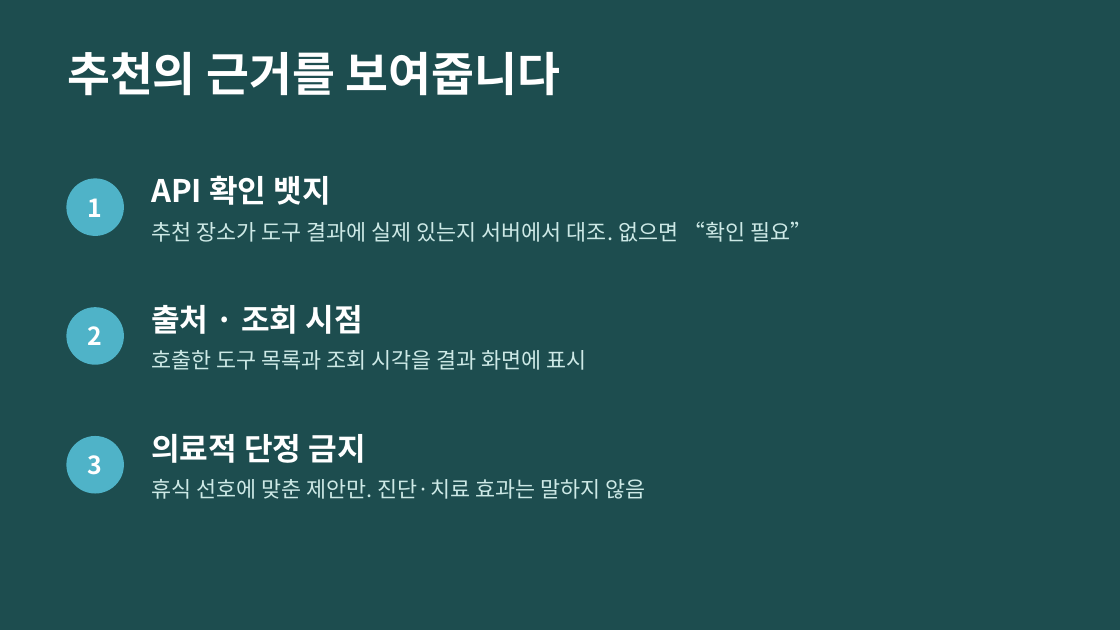
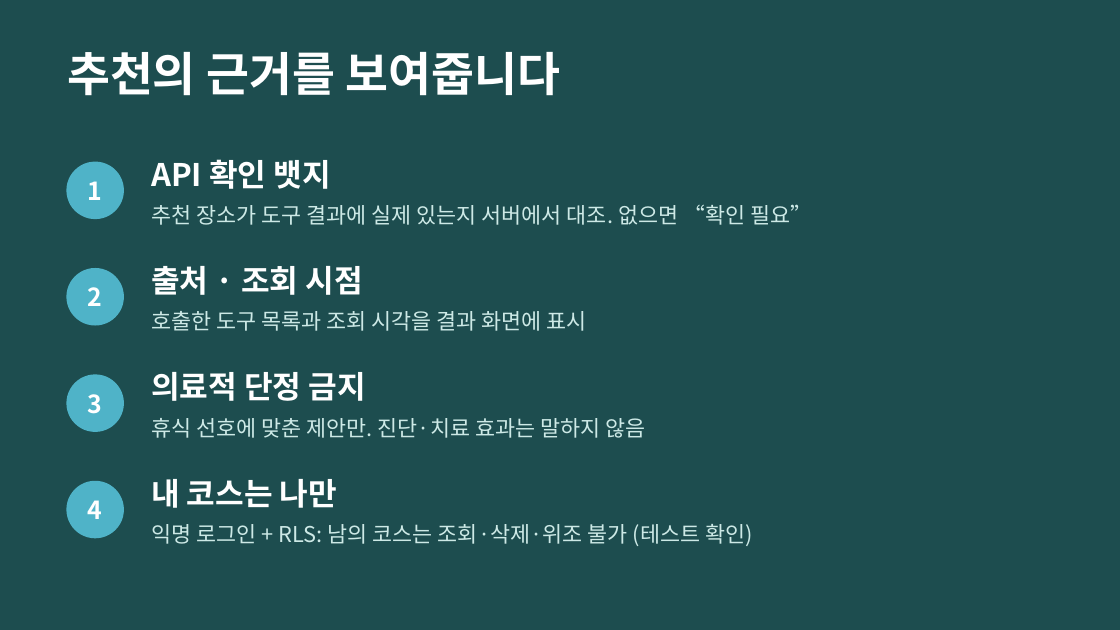
Before and after one commit to jeongeunlee0/jeju-wellness-concierge, a slide deck: slide 5 of docs/JEJU_WELLNESS_CONCIERGE.pptx. Drawn at 1120x630 pixels with LibreOffice and Linux fonts; fonts in the diff are those of the drawing. Boxes give left, top, right and bottom in pixels: in the first picture for what was removed or moved away, otherwise in the second. Text is boxed around its words. In the diff, an @@ line names an element or a change of style, - is before the commit and + after.

```diff
--- a/docs/JEJU_WELLNESS_CONCIERGE.pptx
+++ b/docs/JEJU_WELLNESS_CONCIERGE.pptx
@@ 3 texts, 1 ellipse: place and size @@
-3 texts, 1 ellipse at (67, 175, 812, 242)
+3 texts, 1 ellipse at (67, 159, 812, 225)
@@ 3 texts, 1 ellipse: place and size @@
-3 texts, 1 ellipse at (67, 305, 587, 370)
+3 texts, 1 ellipse at (67, 266, 587, 331)
@@ 3 texts, 1 ellipse: place and size @@
-3 texts, 1 ellipse at (67, 434, 645, 499)
+3 texts, 1 ellipse at (67, 372, 645, 438)
@@ text added at (151, 479, 337, 508), 20 pt, text #FFFFFF, bold @@
+내 코스는 나만
@@ ellipse added at (67, 482, 123, 538), fill #4FB3C8, outline #4FB3C8 1 pt @@
@@ text added at (88, 500, 103, 519), 16 pt, text #FFFFFF, bold @@
+4
@@ text added at (151, 524, 753, 546), 14 pt, text #CDE9E6 @@
+익명 로그인 + RLS: 남의 코스는 조회·삭제·위조 불가 (테스트 확인)
```
Also in this commit, not shown: 3 other slides changed, 2 other files.
